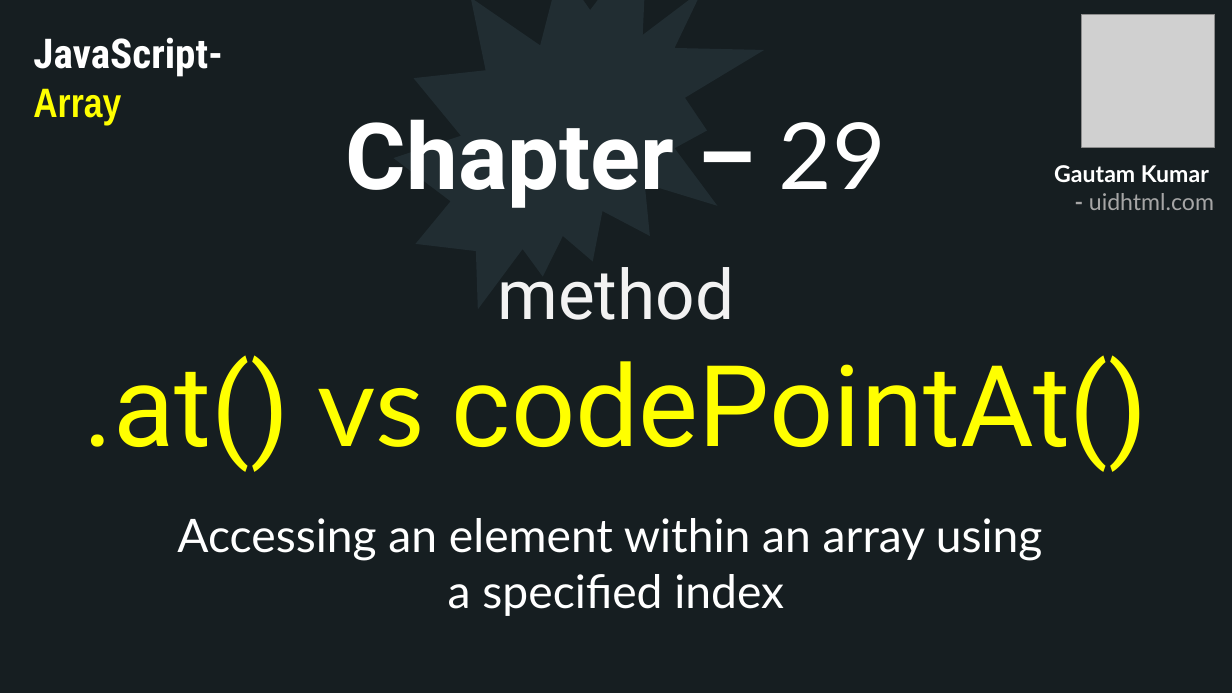
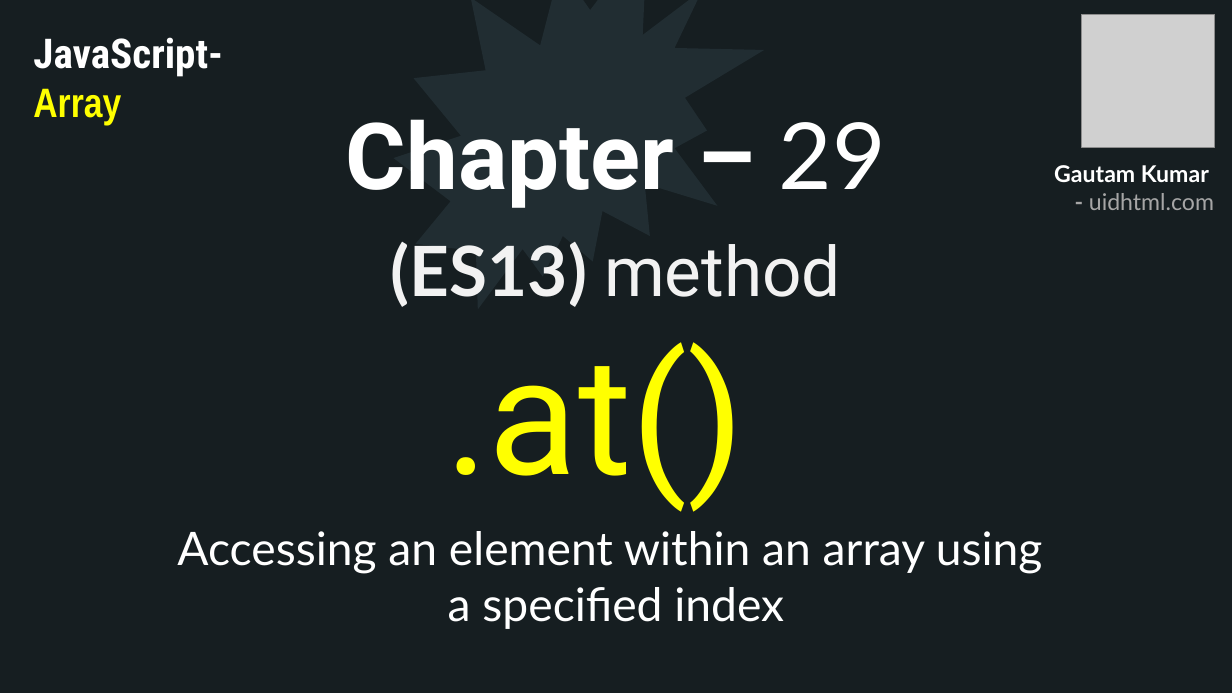
Before and after one commit to uidhtml/javascript-tutorials, a slide deck: slide 82 of Javascript Tutorials.pptx. Drawn at 1232x693 pixels with LibreOffice and Linux fonts; fonts in the diff are those of the drawing; grey boxes stand for pictures. Boxes give left, top, right and bottom in pixels: in the first picture for what was removed or moved away, otherwise in the second. Text is boxed around its words. In the diff, an @@ line names an element or a change of style, - is before the commit and + after.

Commit message:
Added chapter 29

```diff
--- a/Javascript Tutorials.pptx
+++ b/Javascript Tutorials.pptx
@@ text at (x1=391, y1=242, x2=841, y2=512): text changed; size 88 to 54 pt; text colour #FFFF00 to #F2F2F2 @@
-method
-.at() vs codePointAt()
+(ES13) method
+.at()
@@ text "Accessing an element within an ..." moved from (x1=177, y1=518, x2=1043, y2=616) to (x1=177, y1=531, x2=1043, y2=629) @@
```
Also in this commit, not shown: 1 slide added, 6 other files.
